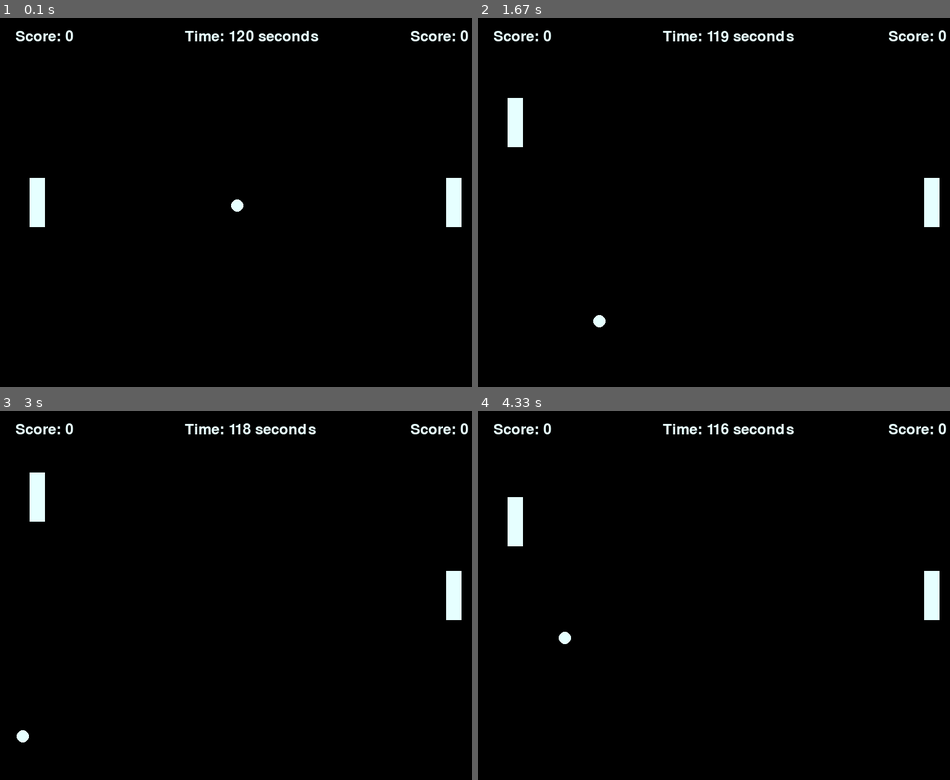
Above: before the commit, frames 1-4 (two rows, left to right).
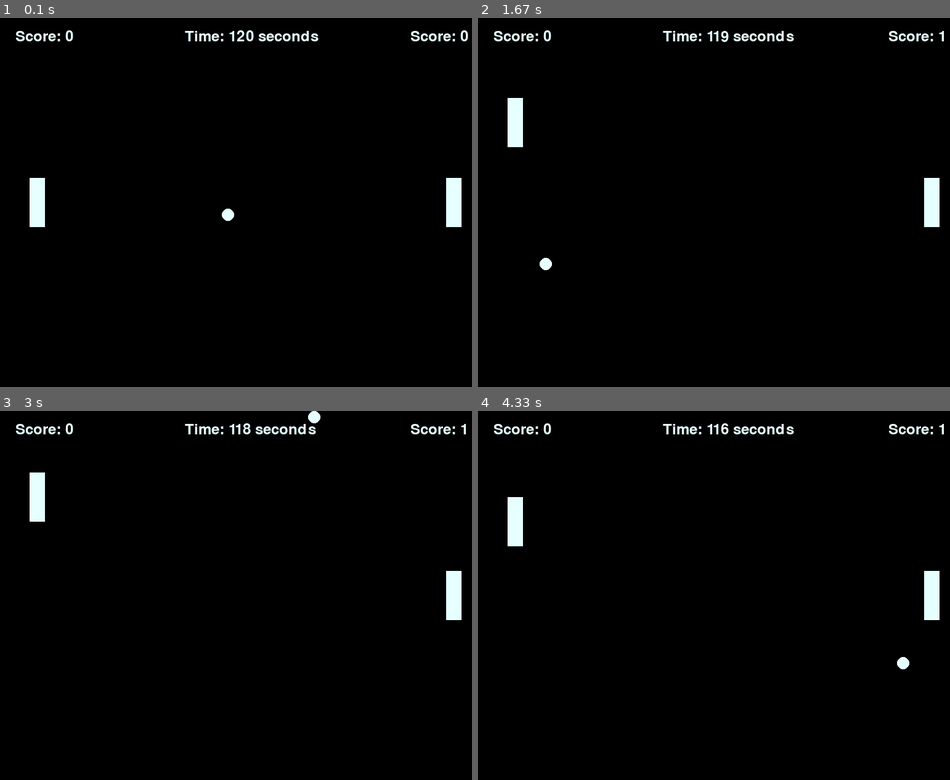
Above: after the commit, the same moments.

Repository: Sgoodridge96/Pong_Pygame
Game: pygame game, started from Pong.py
Two runs of this game, one before a commit and one after it. Both use one fixed random seed, a clock stepped at 60 frames per second and the inputs below.
Inputs:
- Up to frame 1 (0.1 s): no input
- Up to frame 2 (1.67 s): hold Up 0.33-0.8 s; hold Down 0.83-1.13 s; hold Up 1.17-1.53 s; hold Down from 1.57 s (still down)
- Up to frame 3 (3 s): release Down at 1.93 s; hold Up 1.97-2.27 s; hold Down 2.3-2.6 s; hold Up from 2.63 s (still down)
- Up to frame 4 (4.33 s): release Up at 3 s; hold Down 3.03-3.4 s; hold Up 3.43-3.73 s; hold Down 3.77-4.07 s; hold Up from 4.1 s (still down)

The runs differ from the first frame. In frame 1, 0.1% of the frame differs, in the area x 46-52%, y 49-55%; in frame 2, 0.2%, in the area x 13-100%, y 3-84%; in frame 3, 0.2%; in frame 4, 0.2%.

Commit message:
Updated scores when pongball hits either wall.

Diff:
--- a/Pong.py
+++ b/Pong.py
@@ -2,8 +2,8 @@
 import random
 
 # NEXT UPDATE: Fix collisions with top of the player/ai rectangles.
-               #Add scoring points
-               #Reseting pong ball after point is scored
+               #Reset both players when a point is made
+
 
 pygame.init()
 
@@ -40,11 +40,11 @@
     def draw(self, screen):
         pygame.draw.circle(screen, self.color, (self.x, self.y), self.radius)
 
-    def checkWallCollision(self, screen_height, screen_width, radius):
+    def checkWallCollision(self, screen_height, screen_width):
         #Check wall collisions
-        if self.y < 0 + radius or self.y > screen_height - radius:
+        if self.y < 0 + self.radius or self.y > screen_height - self.radius:
             self.speed[1] *= -1
-        if self.x < 0 + radius or self.x > screen_width - radius:
+        if self.x < 0 + self.radius or self.x > screen_width - self.radius:
             self.speed[0] *= -1
 
     def checkPlayerCollision(self, player_rect, ai_rect):
@@ -57,20 +57,29 @@
         if pongball_object.colliderect(player_object):
             if pongball_object.right >= player_object.left or pongball_object.left >= player_object.right:
                 self.speed[0] *= -1
+
         #Check if the ball hits the front of the ai
         if pongball_object.colliderect(ai_object):
             if pongball_object.left >= ai_object.right or pongball_object.right >= ai_object.left:
                 self.speed[0] *= -1
 
+    def score(self, screen_width, player_score, ai_score):
+        if self.x > screen_width - self.radius:
+            player_score += 1
+        if self.x < 0 + self.radius:
+            ai_score += 1
+        return player_score, ai_score
 
-def ballDirection():
+
+def initialBallDirection():
     #Randomly pick a ball direction and speed at the start of the game.
     random.seed()
-    starting_speeds = [-2, 2]
+    starting_speeds = [-5, 5]
     ball_direction_x = random.choice(starting_speeds)
     ball_direction_y = random.choice(starting_speeds)
 
     return ball_direction_x, ball_direction_y
+
 
 def main():
 
@@ -84,7 +93,7 @@
 
     #Define PongBall
     pongBall_radius = 10
-    pongBall_speed = ballDirection()
+    pongBall_speed = initialBallDirection()
 
     #Define Starting timer
     timer_pos = (screen_width // 2 - 100, screen_height // 32)
@@ -142,8 +151,9 @@
         ai_rect.draw(screen)
         pong_ball.draw(screen)
 
-        pong_ball.checkWallCollision(screen_height, screen_width, pongBall_radius)
+        pong_ball.checkWallCollision(screen_height, screen_width)
         pong_ball.checkPlayerCollision(player_rect, ai_rect)
+        (player_score, ai_score) = pong_ball.score(screen_width, player_score, ai_score)
         pong_ball.move()
 
         #render timer to screen
@@ -159,4 +169,5 @@
             running = False
 
     pygame.quit()
+
 main()
